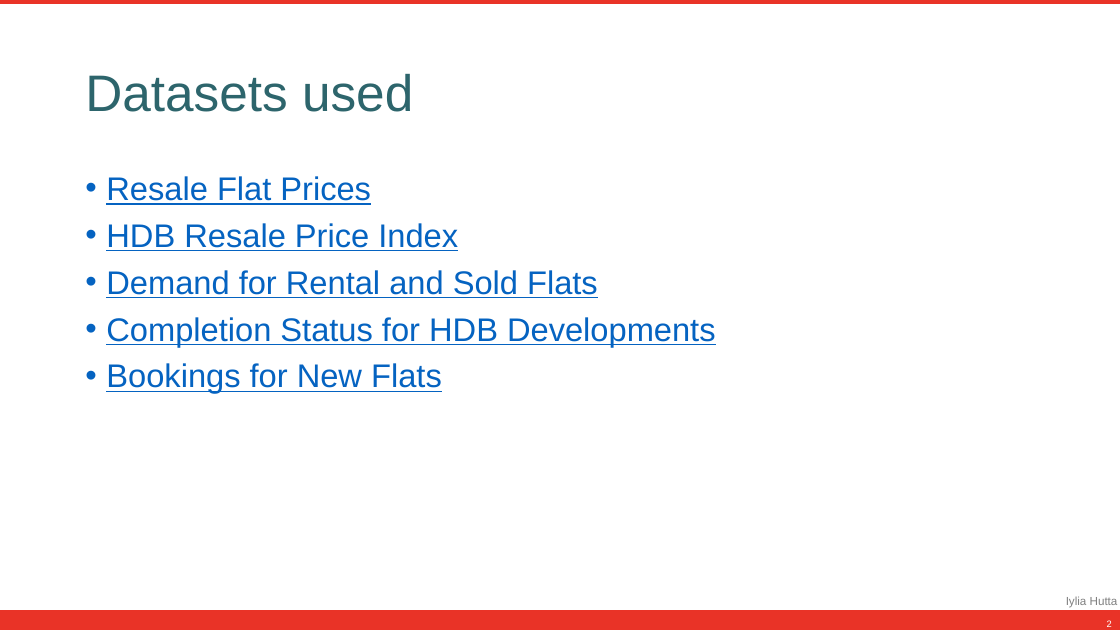
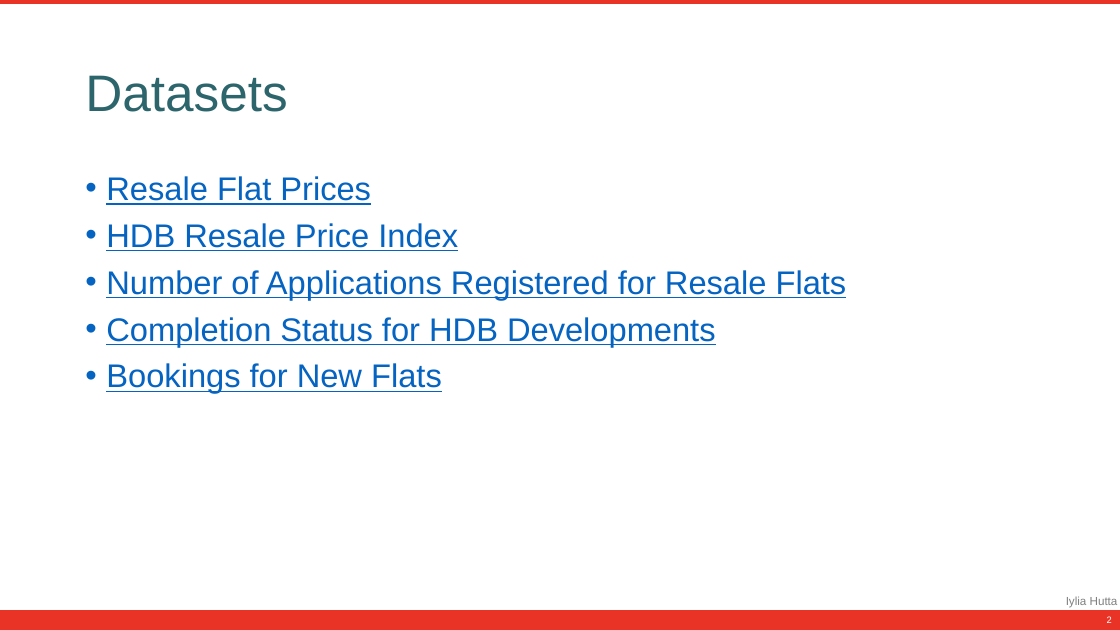
Before and after one commit to iyliahutta/Intro-to-Programming-for-DS, a slide deck: slide 2 of CA1/CA1 Slides.pptx. Drawn at 1120x630 pixels with LibreOffice and Linux fonts; fonts in the diff are those of the drawing. Boxes give left, top, right and bottom in pixels: in the first picture for what was removed or moved away, otherwise in the second. Text is boxed around its words. In the diff, an @@ line names an element or a change of style, - is before the commit and + after.

```diff
--- a/CA1/CA1 Slides.pptx
+++ b/CA1/CA1 Slides.pptx
@@ title at [85,75,287,112]: text changed @@
-Datasets used
+Datasets
@@ text at [106,270,847,299]: text changed @@
-• Demand for Rental and Sold Flats
+• Number of Applications Registered for Resale Flats
@@ page number: place and size @@
-page number at [1107,620,1112,627]
+page number at [1107,616,1112,623]
```
Also in this commit, not shown: 1 other slide changed, 10 slides added, 1 other file.
